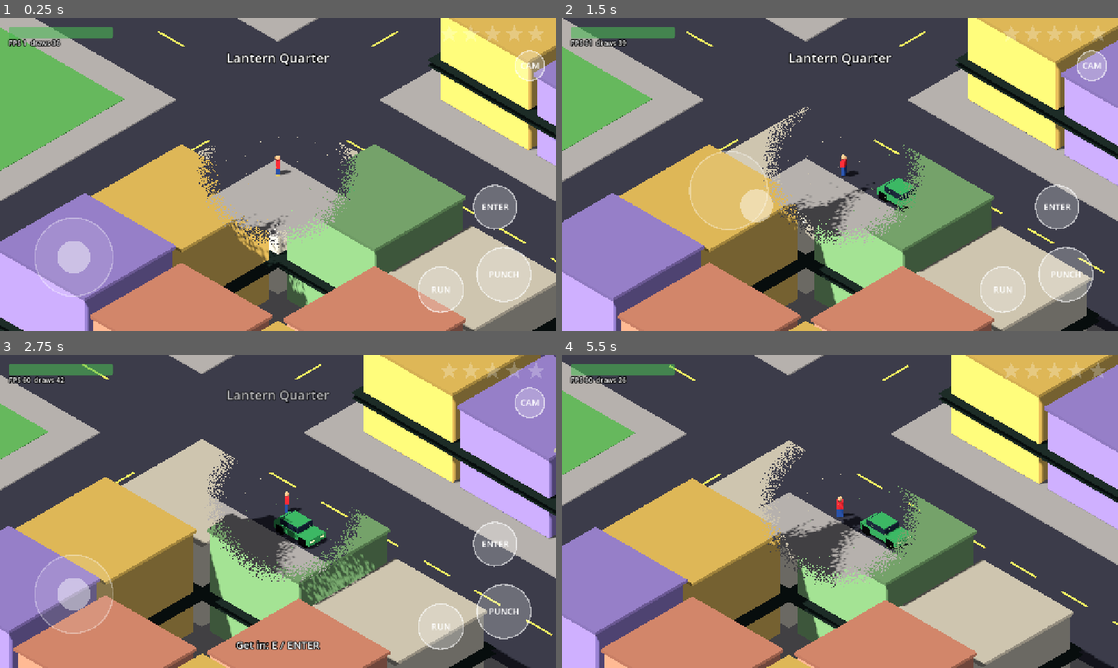
Above: before the commit, frames 1-4 (two rows, left to right).
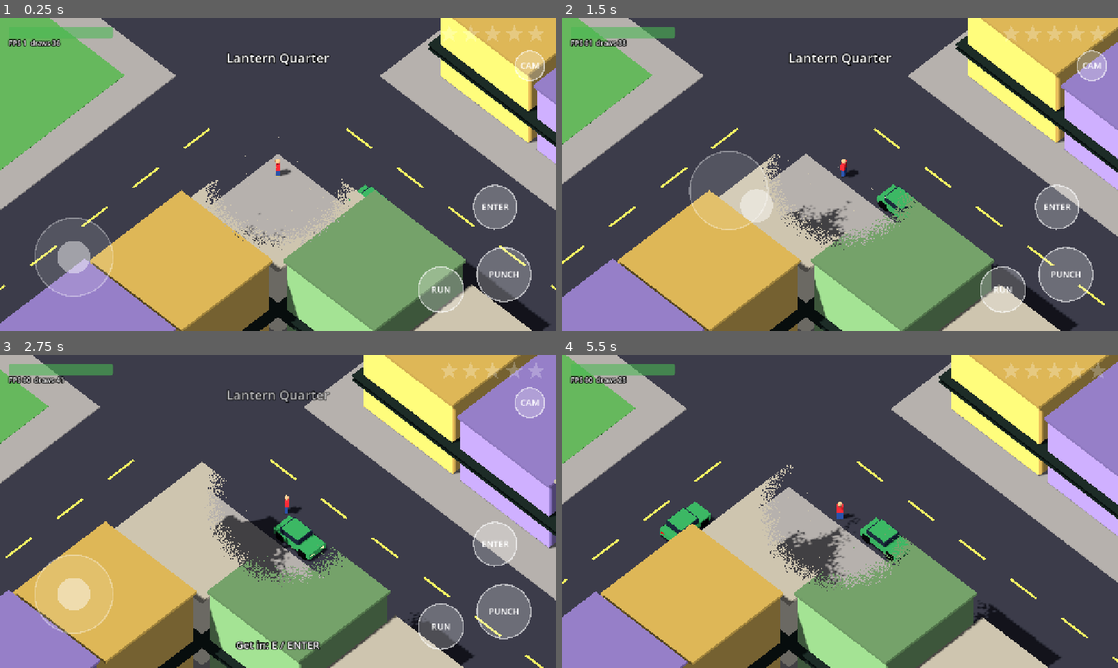
Above: after the commit, the same moments.

Repository: sachinpant3572/privateRepo
Game: Godot game, scene res://main.tscn
Two runs of this game, one before a commit and one after it. Both use one fixed random seed, a clock stepped at 60 frames per second and the inputs below.
Inputs (mouse positions are in pixels of both pictures, inside the frame that each line leads up to):
- Up to frame 1 (0.25 s): no input
- Up to frame 2 (1.5 s): tap Enter at 0.5 s; move the mouse to (962, 158) at 0.52 s; hold D (move_right) 0.53-1.25 s; tap Space (attack) at 0.6 s; click (962, 158) at 0.67 s; drag from (728, 190) to (812, 237) at 1.27 s
- Up to frame 3 (2.75 s): move the mouse to (333, 442) at 2.02 s; hold D (move_right) from 2.03 s (still down); tap E (interact) at 2.1 s
- Up to frame 4 (5.5 s): release D (move_right) at 2.75 s; drag from (812, 574) to (673, 464) at 2.77 s; move the mouse to (1006, 558) at 3.52 s; hold A (move_left) 3.53-4.25 s; tap J at 3.6 s; drag from (673, 464) to (756, 433) at 4.27 s; move the mouse to (867, 511) at 5.02 s; hold S (move_down) from 5.03 s (still down); tap Tab at 5.1 s; click (867, 511) at 5.17 s

The runs differ from the first frame. In frame 1, 47% of the frame differs, in the area x 0-100%, y 0-100%; in frame 2, 47%; in frame 3, 46%; in frame 4, 48%.

Commit message:
Tilt the default camera to 50 degrees
Steeper than true isometric (35 degrees) so buildings hide less while
building fronts still show; yaw stays at 45 degrees, so controls are
unchanged.

Co-Authored-By: Claude Opus 5.5 <noreply@anthropic.com>
Claude-Session: https://claude.ai/code/session_01XUeimCS4fFEoMDQrXPwrRW

Diff:
--- a/game/scripts/iso_camera.gd
+++ b/game/scripts/iso_camera.gd
@@ -1,6 +1,7 @@
 extends Camera3D
 ## Follow camera with two looks over the same 3D world:
-## ISOMETRIC (default) shows building fronts at the classic 45° angle;
+## ISOMETRIC (default) looks down at 50° from a 45° corner, steeper than true
+## isometric (35°) so buildings hide less while fronts still show;
 ## CLASSIC looks steeply down with north up, like the old Java-era games.
 ## Switching eases between the two. Leads ahead of a moving car and zooms
 ## out with speed. The choice is remembered between sessions.
@@ -16,7 +17,7 @@
 ## Pitch and yaw in degrees. CLASSIC stops short of straight down so building
 ## fronts still show a little, as in the old games.
 const ANGLES := {
-	Mode.ISOMETRIC: Vector3(-35.264, 45.0, 0.0),
+	Mode.ISOMETRIC: Vector3(-50.0, 45.0, 0.0),
 	Mode.CLASSIC: Vector3(-72.0, 0.0, 0.0),
 }
 
Not shown, changed: MVP_DESIGN.md
